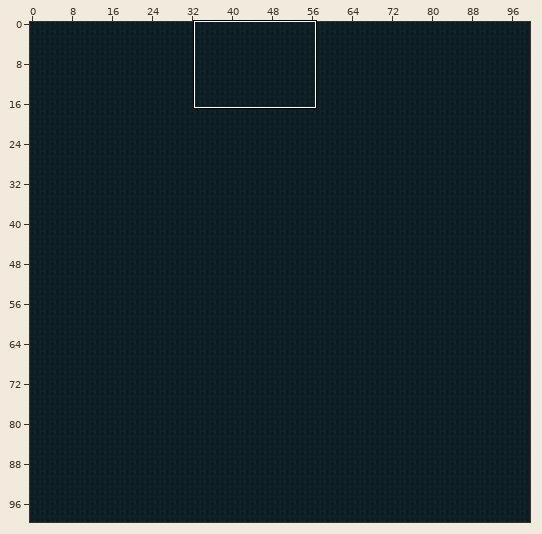
Tiled map (JSON), stored at LostAndDivine.ClientMonoGame/Content/Sectors/3_14.tmj. The first picture is a wide view before the edit; the outline marks the close-up.
Close-up. First the earlier version:
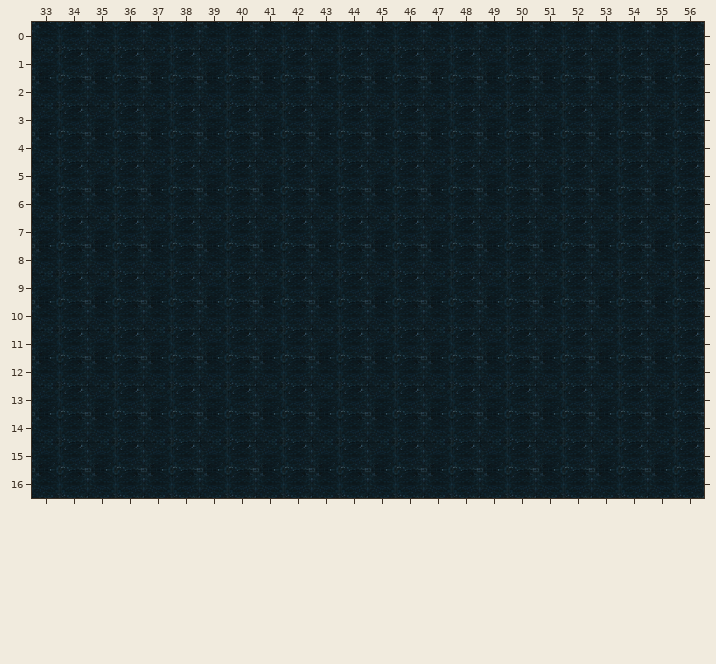
Cells are 64x64 px. Shown: x 33..56, y 0..16. The commit also changed other parts of the map, which this record leaves out.
After the commit:
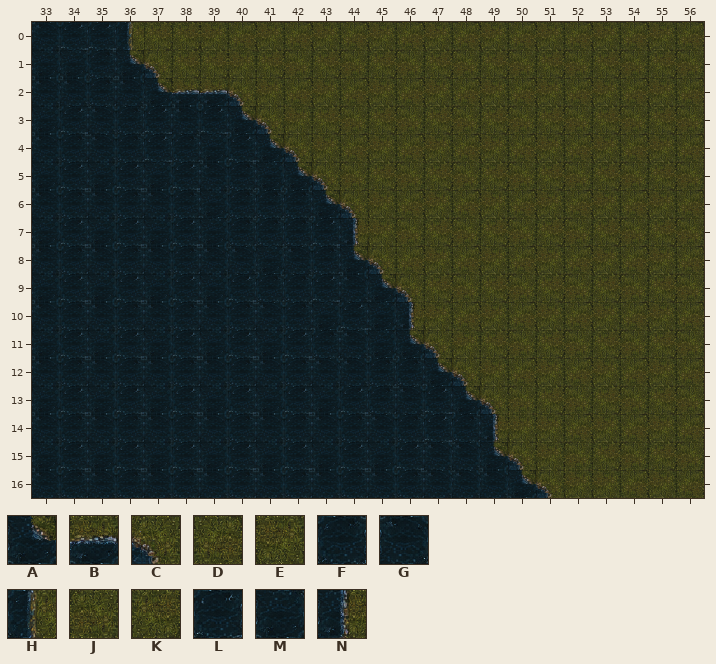
Key: from "World-Tilemap": A 40, B 69, C 71, D 91, E 92, F 99, G 100, H 101, J 121, K 122, L 129, M 130, N 131.
_ is an empty cell.
Diff:
Layer "Слой тайлов 1":
y 0: x 34..56 FGFGFGFGFGFGFGFGFGFGFGF -> LLHKKEDEDEDEDEDEDEDEDED
y 1: x 34..56 LMLMLMLMLMLMLMLMLMLMLML -> MFACKKEKJKJKJKJKJKJKJKJ
y 2: x 34..56 FGFGFGFGFGFGFGFGFGFGFGF -> GFGABBCEDEDEDEDEDEDEDED
y 3: x 35..56 MLMLMLMLMLMLMLMLMLMLML -> GFLGLACEKJKJKJKJKJKJKJ
y 4: x 37 G -> L; x 39..56 GFGFGFGFGFGFGFGFGF -> MLACEDEDEDEDEDEDED
y 5: x 39..40 ML -> GF; x 42..56 LMLMLMLMLMLMLML -> ACJKJKJKJKJKJKJ
y 6: x 39 G -> M; x 41 G -> F; x 43..56 GFGFGFGFGFGFGF -> ACEDEDEDEDEDED
y 7: x 40..56 LMLMLMLMLMLMLMLML -> FFFLNEJKJKJKJKJKJ
y 8: x 40..56 FGFGFGFGFGFGFGFGF -> GMGFACDEDEDEDEDED
y 9: x 41..56 MLMLMLMLMLMLMLML -> FFLGACKJKJKJKJKJ
y 10: x 43..56 GFGFGFGFGFGFGF -> MLMNEDEDEDEDED
y 11: x 43..44 ML -> FG; x 46..56 LMLMLMLMLML -> ACEKJKJKJKJ
y 12: x 44..45 FG -> GF; x 47..56 GFGFGFGFGF -> ACEDEDEDED
y 13: x 45..56 MLMLMLMLMLML -> FGLACJKJKJKJ
y 14: x 47 G -> L; x 49..56 GFGFGFGF -> NEEDEDED
y 15: x 47..56 MLMLMLMLML -> GGACEJKJKJ
y 16: x 48 F -> G; x 50..56 FGFGFGF -> ACEEDED
Boxes around the changes in both close-ups, in picture pixels (x1, y1, x2, y2):
changed: (60, 22, 704, 498)
